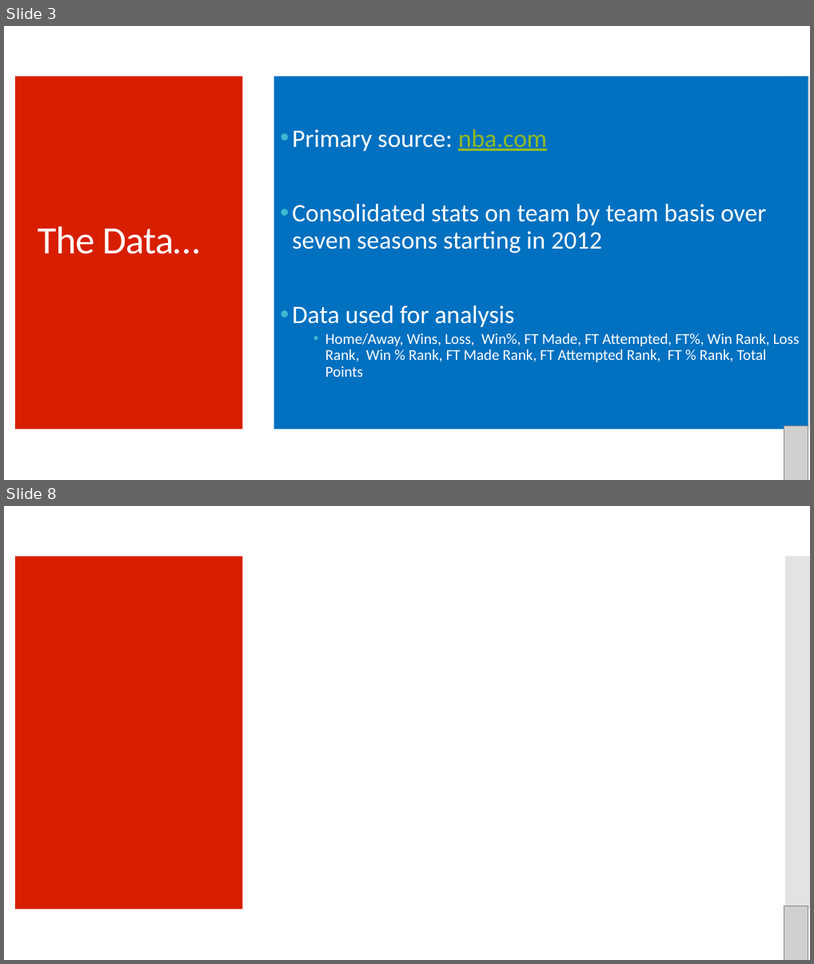
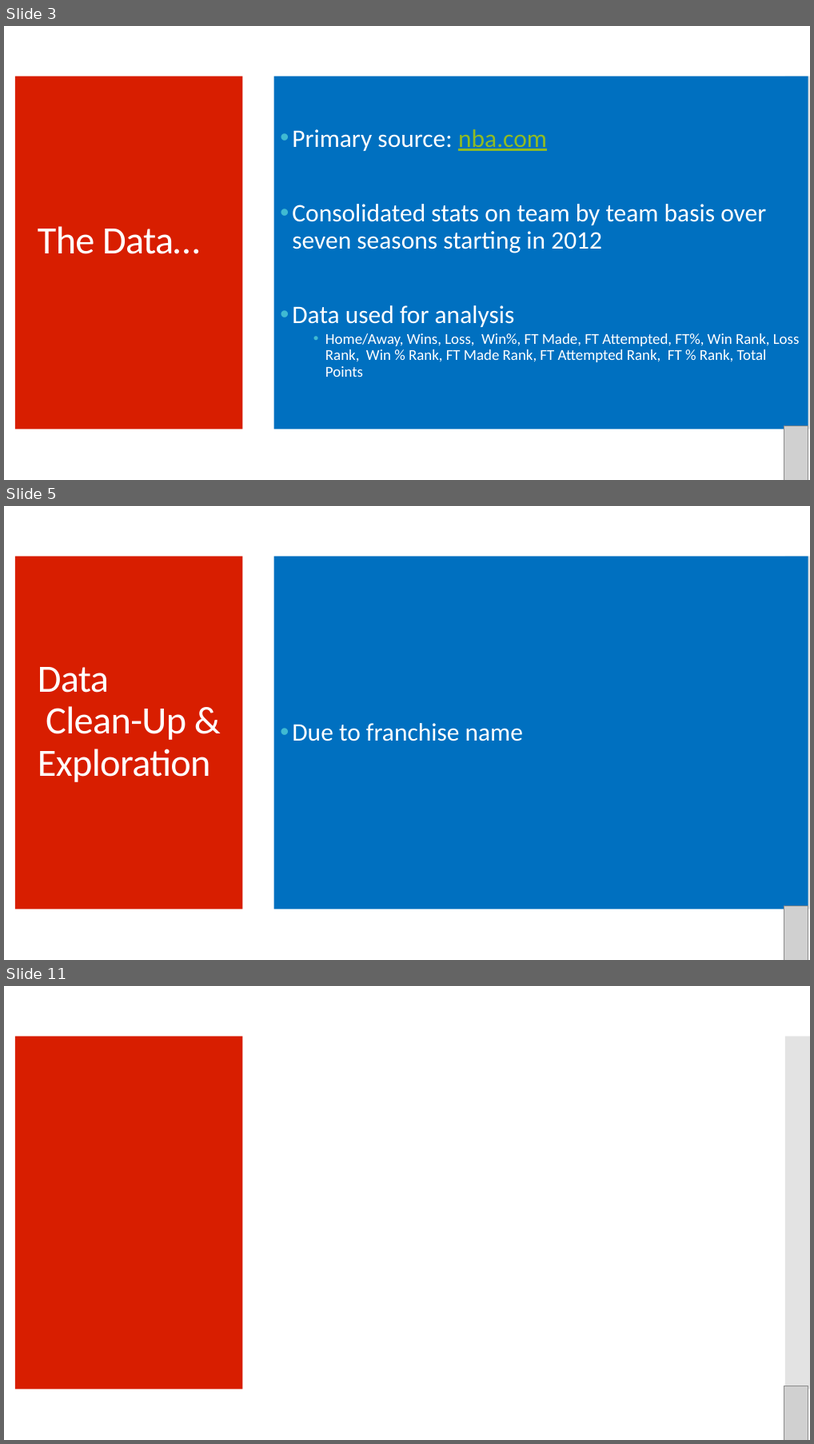
Before and after one commit to cnwaubi/LuckyNumber7, a slide deck: Presentation.pptx. Shown one above the other, each under a label of ours: slides 3 and 8 before the commit, slides 3, 5 and 11 after it; the slides between them are not shown. The pictures are 814x964 and 814x1444 pixels, drawn with LibreOffice and Linux fonts; fonts in the diff are those of the drawing; grey boxes stand for pictures. Boxes give left, top, right and bottom in pixels: in the first picture for what was removed or moved away, otherwise in the second. Text is boxed around its words. In the diff, an @@ line names an element or a change of style, - is before the commit and + after.

```diff
--- a/Presentation.pptx
+++ b/Presentation.pptx
@@ slide 5 added at (4,506,810,960), background #FFFFFF; not listed: 2 template elements that a slide beside it also shows @@
@@ text added at (274,556,809,909), fill #0070C0, 30 pt, text #FFFFFF @@
+• Due to franchise name
@@ title added at (38,667,211,782), 46 pt, text #FFFFFF @@
+Data
+Clean-Up & Exploration
@@ picture added at (785,905,809,960) @@
@@ what was slide 8 is now slide 11 @@
```
Also in this commit, not shown: 1 slide changed, 7 other slides added, 5 slides removed.
